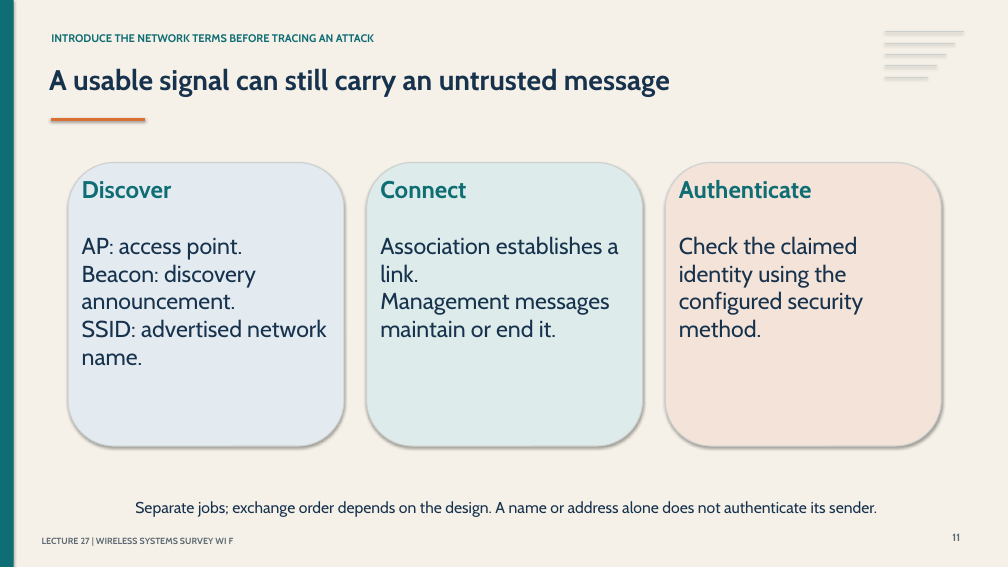
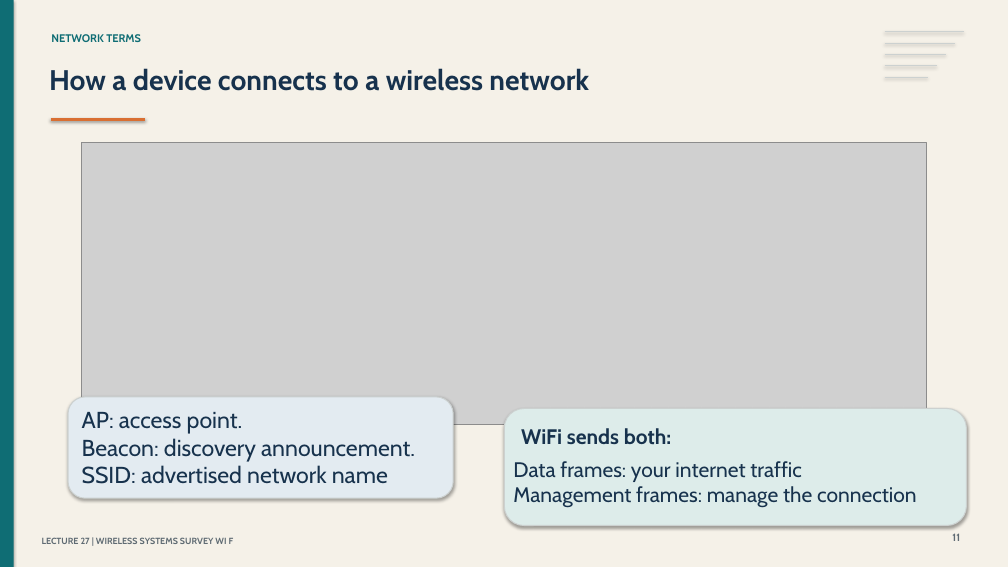
Before and after one commit to cyber-327/cyber-327.github.io, a slide deck: slide 11 of assets/slides/lecture-27-slides.pptx. Drawn at 1008x567 pixels with LibreOffice and Linux fonts; fonts in the diff are those of the drawing; grey boxes stand for pictures. Boxes give left, top, right and bottom in pixels: in the first picture for what was removed or moved away, otherwise in the second. Text is boxed around its words. In the diff, an @@ line names an element or a change of style, - is before the commit and + after.

Commit message:
wee

```diff
--- a/assets/slides/lecture-27-slides.pptx
+++ b/assets/slides/lecture-27-slides.pptx
@@ text at box(51, 34, 141, 42): text changed @@
-INTRODUCE THE NETWORK TERMS BEFORE TRACING AN ATTACK
+NETWORK TERMS
@@ text at box(49, 68, 589, 91): text changed @@
-A usable signal can still carry an untrusted message
+How a device connects to a wireless network
@@ picture added at box(82, 143, 926, 424) @@
@@ rounded rectangle removed at box(367, 163, 643, 446) @@
@@ rounded rectangle removed at box(665, 163, 941, 446) @@
@@ text removed at box(82, 181, 172, 199) @@
-Discover
@@ text removed at box(380, 180, 466, 199) @@
-Connect
@@ text removed at box(679, 180, 812, 199) @@
-Authenticate
@@ text removed at box(380, 236, 619, 338) @@
-Association establishes a link.
-Management messages maintain or end it.
@@ text removed at box(679, 236, 864, 338) @@
-Check the claimed identity using the configured security method.
@@ rounded rectangle: place and size @@
-rounded rectangle at box(68, 163, 344, 446)
+rounded rectangle at box(68, 397, 454, 498)
@@ text at box(82, 412, 415, 484): text changed @@
-AP: access point.
-Beacon: discovery announcement.
-SSID: advertised network name.
+AP: access point.
+Beacon: discovery announcement.
+SSID: advertised network name
@@ rounded rectangle added at box(504, 408, 966, 526), fill #DDECEA, outline #CCD1D0 1 pt @@
@@ text added at box(521, 428, 671, 444), 20 pt, text #17324D, bold @@
+WiFi sends both:
@@ text added at box(513, 461, 917, 508), 20 pt, text #17324D @@
+Data frames: your internet traffic
+Management frames: manage the connection
@@ text removed at box(135, 501, 877, 517) @@
-Separate jobs; exchange order depends on the design. A name or address alone does not authenticate its sender.
```
Also in this commit, not shown: 1 other slide changed.
